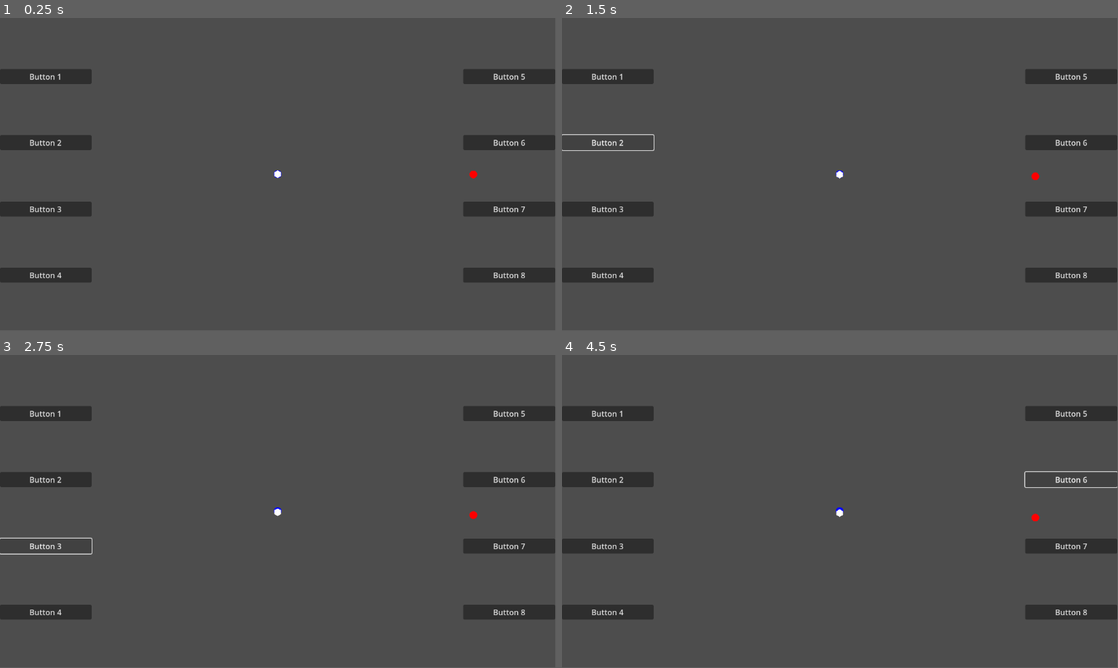
Above: before the commit, frames 1-4 (two rows, left to right).
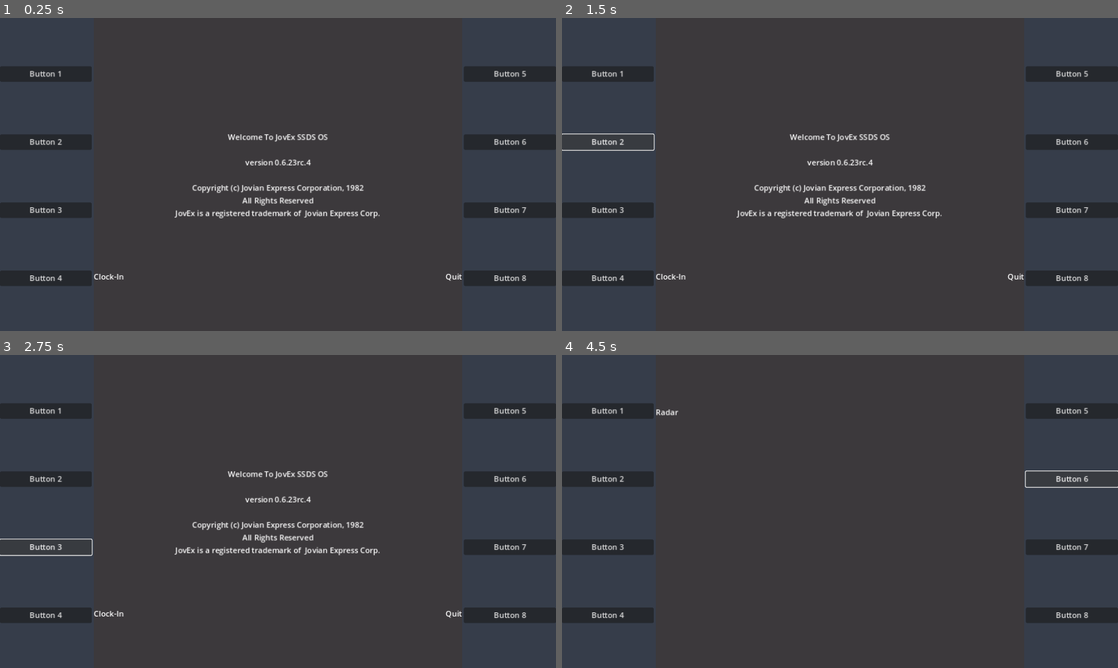
Above: after the commit, the same moments.

Repository: matthew-cavener/untitled_missile_game
Game: Godot game, scene res://ui/multi_function_display_panel.tscn
Two runs of this game, one before a commit and one after it. Both use one fixed random seed, a clock stepped at 60 frames per second and the inputs below. The project has no main scene, so this scene is started directly.
Inputs:
- Up to frame 1 (0.25 s): no input
- Up to frame 2 (1.5 s): click "Button 1" at 0.5 s; click "Button 2" at 1.25 s
- Up to frame 3 (2.75 s): click "Button 3" at 2 s
- Up to frame 4 (4.5 s): click "Button 4" at 2.75 s; click "Button 5" at 3.5 s; click "Button 6" at 4.25 s
In our replay, the window is 799x449 before the commit and 800x450 after it. These sizes can differ from the game's own. Grey fills any space a smaller window leaves; there, only what the larger window draws over its background counts as a difference.

The runs differ from the first frame. In frame 1, 3.6% of the frame differs, in the area x 0-100%, y 15-86%; in frame 2, 3.7%; in frame 3, 3.7%; in frame 4, 2.6%.

Commit message:
Add ui functionality

Diff:
--- /dev/null
+++ b/Events.gd
@@ -0,0 +1,17 @@
+extends Node
+
+
+signal button_1_pressed
+signal button_2_pressed
+signal button_3_pressed
+signal button_4_pressed
+
+signal button_5_pressed
+signal button_6_pressed
+signal button_7_pressed
+signal button_8_pressed
+
+signal player_ship_hit
+
+signal missile_fired
+signal missile_hit
--- a/enemy/ship/enemy_ship.gd
+++ b/enemy/ship/enemy_ship.gd
@@ -15,7 +15,7 @@
 var missiles: Array
 
 func set_parameters(parameters: Dictionary = {}) -> void:
-    distance = parameters.get("distance", 600)
+    distance = parameters.get("distance", 500)
     position_angle = deg_to_rad(parameters.get("position_angle", 0))
     initial_position = player.global_position + Vector2(cos(position_angle), sin(position_angle)) * distance
     speed = parameters.get("speed", 3)
--- a/missile/missile.gd
+++ b/missile/missile.gd
@@ -51,6 +51,7 @@
     timer.timeout.connect(timeout_func)
 
 func on_hit() -> void:
+    Events.emit_signal("missile_hit")
     queue_free()
 
 func _ready() -> void:
@@ -165,6 +166,6 @@
     print("missile_state: " + str(state_name))
     print("boost thrust time remaining: %.2f" % boost_thrust_timer.time_left)
     print("approx_time_to_collision: %.2f seconds" % approx_time_to_collision)
-    print("missile force applied: " + str(applied_forces))
+    print("missile force applied: Vector2(%.2f, %.2f)" % [applied_forces.x, applied_forces.y])
     print("missile force magnitude: %.2f" % applied_forces.length())
     print("----------------\n")
--- a/player/ship/player_ship.gd
+++ b/player/ship/player_ship.gd
@@ -8,7 +8,7 @@
     "group": "player_missiles",
     "intended_target": "enemy_missiles",
     "countermeasures": ["none"],
-    "stowed_time": 9,
+    "stowed_time": 12,
     "maneuvering_thrust_magnitude": 0.1,
     "velocity_rejection_coefficient": 1.0
 }
@@ -23,9 +23,8 @@
     "launch_angle": 90
 }
 
-
 func on_hit() -> void:
-    queue_free()
+    Events.emit_signal("player_ship_hit")
 
 func _ready():
     add_to_group("player")
@@ -36,8 +35,8 @@
 
 func _integrate_forces(state) -> void:
     if set_initial_state:
-        # missile.set_parameters(missile_parameters)
-        # add_child(missile)
+        missile.set_parameters(missile_parameters)
+        add_child(missile)
         decoy.set_perameters(decoy_parameters)
         add_child(decoy)
         set_initial_state = false
--- a/player/ship/player_ship.tscn
+++ b/player/ship/player_ship.tscn
@@ -10,5 +10,3 @@
 modulate = Color(0, 0, 1, 1)
 scale = Vector2(0.03125, 0.03125)
 texture = ExtResource("1_cytsw")
-
-[node name="Camera2D" type="Camera2D" parent="."]
--- a/project.godot
+++ b/project.godot
@@ -13,6 +13,14 @@
 config/name="untitled_missile_game"
 config/features=PackedStringArray("4.2", "Mobile")
 config/icon="res://icon.svg"
+
+[autoload]
+
+Events="*res://Events.gd"
+
+[display]
+
+window/stretch/mode="canvas_items"
 
 [importer_defaults]
 
--- /dev/null
+++ b/ui/display.gd
@@ -0,0 +1,92 @@
+extends Control
+
+enum DisplayState {Boot, Radar, Ordnance, Incidents}
+
+var display_state = DisplayState.Boot
+
+@onready var label1: Label = $VBoxContainer/LeftTextPanel/Label1
+@onready var label2: Label = $VBoxContainer/LeftTextPanel/Label2
+@onready var label3: Label = $VBoxContainer/LeftTextPanel/Label3
+@onready var label4: Label = $VBoxContainer/LeftTextPanel/Label4
+
+@onready var label5: Label = $VBoxContainer/RightTextPanel/Label5
+@onready var label6: Label = $VBoxContainer/RightTextPanel/Label6
+@onready var label7: Label = $VBoxContainer/RightTextPanel/Label7
+@onready var label8: Label = $VBoxContainer/RightTextPanel/Label8
+
+@onready var world: Node2D = get_tree().get_first_node_in_group("world")
+@onready var central_text: Label = $VBoxContainer/CenterDisplay/CentralText
+
+func _ready() -> void:
+    world.visible = false
+
+    label1.text = ""
+    label2.text = ""
+    label3.text = ""
+    label4.text = "Clock-In"
+
+    label5.text = ""
+    label6.text = ""
+    label7.text = ""
+    label8.text = "Quit"
+
+    Events.connect("button_1_pressed", _on_button_1_pressed)
+    Events.connect("button_2_pressed", _on_button_2_pressed)
+    Events.connect("button_3_pressed", _on_button_3_pressed)
+    Events.connect("button_4_pressed", _on_button_4_pressed)
+
+    Events.connect("button_5_pressed", _on_button_5_pressed)
+    Events.connect("button_6_pressed", _on_button_6_pressed)
+    Events.connect("button_7_pressed", _on_button_7_pressed)
+    Events.connect("button_8_pressed", _on_button_8_pressed)
+
+
+func _on_button_1_pressed() -> void:
+    match display_state:
+        DisplayState.Ordnance:
+            display_state = DisplayState.Radar
+            world.visible = true
+            label1.text = ""
+            label5.text = "Ordnance"
+
+
+func _on_button_2_pressed() -> void:
+    pass
+
+
+func _on_button_3_pressed() -> void:
+    pass
+
+
+func _on_button_4_pressed() -> void:
+    match display_state:
+        DisplayState.Boot:
+            display_state = DisplayState.Radar
+            world.visible = true
+            label5.text = "Ordnance"
+            label4.text = ""
+            label8.text = ""
+            central_text.text = ""
+
+
+func _on_button_5_pressed() -> void:
+    match display_state:
+        DisplayState.Radar:
+            display_state = DisplayState.Ordnance
+            world.visible = false
+            label1.text = "Radar"
+            label5.text = ""
+
+
+func _on_button_6_pressed() -> void:
+    pass
+
+
+func _on_button_7_pressed() -> void:
+    pass
+
+
+func _on_button_8_pressed() -> void:
+    match display_state:
+        DisplayState.Boot:
+            get_tree().quit()
--- /dev/null
+++ b/ui/display.tscn
@@ -0,0 +1,61 @@
+[gd_scene load_steps=4 format=3 uid="uid://cx1cl51q5v2gw"]
+
+[ext_resource type="PackedScene" uid="uid://b3ehmtrkvb7qc" path="res://ui/left_text_panel.tscn" id="1_5nsy1"]
+[ext_resource type="Script" path="res://ui/display.gd" id="1_d2i1s"]
+[ext_resource type="PackedScene" uid="uid://debd8mgq87o6b" path="res://ui/right_text_panel.tscn" id="2_yxs6y"]
+
+[node name="Display" type="Control"]
+layout_mode = 3
+anchors_preset = 15
+anchor_right = 1.0
+anchor_bottom = 1.0
+grow_horizontal = 2
+grow_vertical = 2
+size_flags_horizontal = 3
+size_flags_vertical = 3
+script = ExtResource("1_d2i1s")
+
+[node name="CRTBackgroundColor" type="ColorRect" parent="."]
+layout_mode = 1
+anchors_preset = 15
+anchor_right = 1.0
+anchor_bottom = 1.0
+grow_horizontal = 2
+grow_vertical = 2
+color = Color(0.235294, 0.223529, 0.235294, 1)
+
+[node name="VBoxContainer" type="HBoxContainer" parent="."]
+layout_mode = 1
+anchors_preset = 15
+anchor_right = 1.0
+anchor_bottom = 1.0
+grow_horizontal = 2
+grow_vertical = 2
+
+[node name="LeftTextPanel" parent="VBoxContainer" instance=ExtResource("1_5nsy1")]
+layout_mode = 2
+size_flags_horizontal = 3
+alignment = 1
+script = null
+
+[node name="CenterDisplay" type="CenterContainer" parent="VBoxContainer"]
+layout_mode = 2
+size_flags_horizontal = 3
+size_flags_stretch_ratio = 3.0
+
+[node name="CentralText" type="Label" parent="VBoxContainer/CenterDisplay"]
+layout_mode = 2
+text = "Welcome To JovEx SSDS OS
+
+version 0.6.23rc.4
+
+Copyright (c) Jovian Express Corporation, 1982
+All Rights Reserved
+JovEx is a registered trademark of  Jovian Express Corp."
+horizontal_alignment = 1
+vertical_alignment = 1
+
+[node name="RightTextPanel" parent="VBoxContainer" instance=ExtResource("2_yxs6y")]
+layout_mode = 2
+size_flags_horizontal = 3
+script = null
--- a/ui/left_button_panel.gd
+++ b/ui/left_button_panel.gd
@@ -1,27 +1,14 @@
 extends VBoxContainer
 
 
-# Called when the node enters the scene tree for the first time.
-func _ready():
-    pass # Replace with function body.
-
-
-# Called every frame. 'delta' is the elapsed time since the previous frame.
-func _process(delta):
-    pass
-
-
 func _on_button_1_pressed():
-    pass # Replace with function body.
-
+    Events.emit_signal("button_1_pressed")
 
 func _on_button_2_pressed():
-    pass # Replace with function body.
-
+    Events.emit_signal("button_2_pressed")
 
 func _on_button_3_pressed():
-    pass # Replace with function body.
-
+    Events.emit_signal("button_3_pressed")
 
 func _on_button_4_pressed():
-    pass # Replace with function body.
+    Events.emit_signal("button_4_pressed")
--- /dev/null
+++ b/ui/left_text_panel.tscn
@@ -0,0 +1,73 @@
+[gd_scene load_steps=2 format=3 uid="uid://b3ehmtrkvb7qc"]
+
+[sub_resource type="GDScript" id="GDScript_fexbg"]
+script/source = "extends VBoxContainer
+#
+#func _ready() -> void:
+    #$Label1.text = \"\"
+    #$Label2.text = \"\"
+    #$Label3.text = \"\"
+    #$Label4.text = \"Clock-In\"
+#
+    #Events.connect(\"button_1_pressed\", _on_button_1_pressed)
+    #Events.connect(\"button_2_pressed\", _on_button_2_pressed)
+    #Events.connect(\"button_3_pressed\", _on_button_3_pressed)
+    #Events.connect(\"button_4_pressed\", _on_button_4_pressed)
+#
+#
+#func _on_button_1_pressed() -> void:
+    #$Label1.text = \"Button 1 Pressed\"
+#
+#func _on_button_2_pressed() -> void:
+    #$Label2.text = \"Button 2 Pressed\"
+#
+#func _on_button_3_pressed() -> void:
+    #$Label3.text = \"Button 3 Pressed\"
+#
+#func _on_button_4_pressed() -> void:
+    #$Label4.text = \"Button 4 Pressed\"
+"
+
+[node name="LeftTextPanel" type="VBoxContainer"]
+anchors_preset = 15
+anchor_right = 1.0
+anchor_bottom = 1.0
+grow_horizontal = 2
+grow_vertical = 2
+script = SubResource("GDScript_fexbg")
+
+[node name="Spacer1" type="Control" parent="."]
+layout_mode = 2
+size_flags_vertical = 3
+
+[node name="Label1" type="Label" parent="."]
+layout_mode = 2
+text = "Label 1"
+
+[node name="Spacer2" type="Control" parent="."]
+layout_mode = 2
+size_flags_vertical = 3
+
+[node name="Label2" type="Label" parent="."]
+layout_mode = 2
+text = "Label 2"
+
+[node name="Spacer3" type="Control" parent="."]
+layout_mode = 2
+size_flags_vertical = 3
+
+[node name="Label3" type="Label" parent="."]
+layout_mode = 2
+text = "Label 3"
+
+[node name="Spacer4" type="Control" parent="."]
+layout_mode = 2
+size_flags_vertical = 3
+
+[node name="Label4" type="Label" parent="."]
+layout_mode = 2
+text = "Label 4"
+
+[node name="Spacer5" type="Control" parent="."]
+layout_mode = 2
+size_flags_vertical = 3
--- a/ui/multi_function_display_panel.tscn
+++ b/ui/multi_function_display_panel.tscn
@@ -1,31 +1,54 @@
-[gd_scene load_steps=4 format=3 uid="uid://67f8uqxwgsxf"]
+[gd_scene load_steps=5 format=3 uid="uid://67f8uqxwgsxf"]
 
 [ext_resource type="PackedScene" uid="uid://b8sqw4ayd2bre" path="res://ui/left_button_panel.tscn" id="1_kwx1i"]
-[ext_resource type="PackedScene" uid="uid://dg0e1sxtg5ffn" path="res://world/world.tscn" id="2_tx673"]
+[ext_resource type="PackedScene" uid="uid://cx1cl51q5v2gw" path="res://ui/display.tscn" id="2_um87o"]
 [ext_resource type="PackedScene" uid="uid://ct82xuv03s3vg" path="res://ui/right_button_panel.tscn" id="3_aneim"]
+[ext_resource type="PackedScene" uid="uid://dg0e1sxtg5ffn" path="res://world/world.tscn" id="3_lyras"]
 
-[node name="MultiFunctionDisplayPanel" type="HBoxContainer"]
+[node name="MultiFunctionDisplayPanel" type="Control"]
+layout_mode = 3
 anchors_preset = 15
 anchor_right = 1.0
 anchor_bottom = 1.0
+grow_horizontal = 2
+grow_vertical = 2
+
+[node name="MFDPanelMetalColor" type="ColorRect" parent="."]
+layout_mode = 1
+anchors_preset = 15
+anchor_right = 1.0
+anchor_bottom = 1.0
+offset_top = -8.0
+offset_bottom = 8.0
+grow_horizontal = 2
+grow_vertical = 2
+color = Color(0.211765, 0.239216, 0.290196, 1)
+
+[node name="MFDVerticalBox" type="HBoxContainer" parent="."]
+layout_mode = 1
+anchors_preset = 15
+anchor_right = 1.0
+anchor_bottom = 1.0
+offset_top = -8.0
+offset_bottom = 8.0
 grow_horizontal = 2
 grow_vertical = 2
 size_flags_horizontal = 3
 size_flags_vertical = 3
 alignment = 1
 
-[node name="LeftButtonPanel" parent="." instance=ExtResource("1_kwx1i")]
+[node name="LeftButtonPanel" parent="MFDVerticalBox" instance=ExtResource("1_kwx1i")]
 layout_mode = 2
 size_flags_horizontal = 3
 
-[node name="CenterContainer" type="CenterContainer" parent="."]
+[node name="Display" parent="MFDVerticalBox" instance=ExtResource("2_um87o")]
+clip_contents = true
+layout_mode = 2
+size_flags_stretch_ratio = 4.0
+
+[node name="World" parent="MFDVerticalBox/Display" instance=ExtResource("3_lyras")]
+position = Vector2(382, 328)
+
+[node name="RightButtonPanel" parent="MFDVerticalBox" instance=ExtResource("3_aneim")]
 layout_mode = 2
 size_flags_horizontal = 3
-size_flags_stretch_ratio = 4.0
-
-[node name="World" parent="CenterContainer" instance=ExtResource("2_tx673")]
-position = Vector2(382, 320)
-
-[node name="RightButtonPanel" parent="." instance=ExtResource("3_aneim")]
-layout_mode = 2
-size_flags_horizontal = 3
--- a/ui/right_button_panel.gd
+++ b/ui/right_button_panel.gd
@@ -1,27 +1,14 @@
 extends VBoxContainer
 
 
-# Called when the node enters the scene tree for the first time.
-func _ready():
-    pass # Replace with function body.
-
-
-# Called every frame. 'delta' is the elapsed time since the previous frame.
-func _process(delta):
-    pass
-
-
 func _on_button_5_pressed():
-    pass # Replace with function body.
-
+    Events.emit_signal("button_5_pressed")
 
 func _on_button_6_pressed():
-    pass # Replace with function body.
-
+    Events.emit_signal("button_6_pressed")
 
 func _on_button_7_pressed():
-    pass # Replace with function body.
-
+    Events.emit_signal("button_7_pressed")
 
 func _on_button_8_pressed():
-    pass # Replace with function body.
+    Events.emit_signal("button_8_pressed")
--- /dev/null
+++ b/ui/right_text_panel.tscn
@@ -0,0 +1,77 @@
+[gd_scene load_steps=2 format=3 uid="uid://debd8mgq87o6b"]
+
+[sub_resource type="GDScript" id="GDScript_2yang"]
+script/source = "extends VBoxContainer
+#
+#func _ready() -> void:
+    #$Label5.text = \"\"
+    #$Label6.text = \"\"
+    #$Label7.text = \"\"
+    #$Label8.text = \"Quit\"
+#
+    #Events.connect(\"button_5_pressed\", _on_button_5_pressed)
+    #Events.connect(\"button_6_pressed\", _on_button_6_pressed)
+    #Events.connect(\"button_7_pressed\", _on_button_7_pressed)
+    #Events.connect(\"button_8_pressed\", _on_button_8_pressed)
+#
+#
+#func _on_button_5_pressed() -> void:
+    #$Label5.text = \"Button 5 Pressed\"
+#
+#func _on_button_6_pressed() -> void:
+    #$Label6.text = \"Button 6 Pressed\"
+#
+#func _on_button_7_pressed() -> void:
+    #$Label7.text = \"Button 7 Pressed\"
+#
+#func _on_button_8_pressed() -> void:
+    #$Label8.text = \"Button 8 Pressed\"
+"
+
+[node name="RightTextPanel" type="VBoxContainer"]
+anchors_preset = 15
+anchor_right = 1.0
+anchor_bottom = 1.0
+grow_horizontal = 2
+grow_vertical = 2
+script = SubResource("GDScript_2yang")
+
+[node name="Spacer1" type="Control" parent="."]
+layout_mode = 2
+size_flags_vertical = 3
+
+[node name="Label5" type="Label" parent="."]
+layout_mode = 2
+text = "Label 5"
+horizontal_alignment = 2
+
+[node name="Spacer2" type="Control" parent="."]
+layout_mode = 2
+size_flags_vertical = 3
+
+[node name="Label6" type="Label" parent="."]
+layout_mode = 2
+text = "Label 6"
+horizontal_alignment = 2
+
+[node name="Spacer3" type="Control" parent="."]
+layout_mode = 2
+size_flags_vertical = 3
+
+[node name="Label7" type="Label" parent="."]
+layout_mode = 2
+text = "Label 7"
+horizontal_alignment = 2
+
+[node name="Spacer4" type="Control" parent="."]
+layout_mode = 2
+size_flags_vertical = 3
+
+[node name="Label8" type="Label" parent="."]
+layout_mode = 2
+text = "Label 8"
+horizontal_alignment = 2
+
+[node name="Spacer5" type="Control" parent="."]
+layout_mode = 2
+size_flags_vertical = 3
--- a/world/world.tscn
+++ b/world/world.tscn
@@ -3,7 +3,9 @@
 [ext_resource type="Script" path="res://world/World.gd" id="1_qs3bv"]
 [ext_resource type="PackedScene" uid="uid://bb6g7w1ru1jr4" path="res://player/ship/player_ship.tscn" id="2_ffn4r"]
 
-[node name="World" type="Node2D"]
+[node name="World" type="Node2D" groups=["world"]]
 script = ExtResource("1_qs3bv")
 
 [node name="PlayerShip" parent="." instance=ExtResource("2_ffn4r")]
+
+[node name="Camera2D" type="Camera2D" parent="PlayerShip"]
